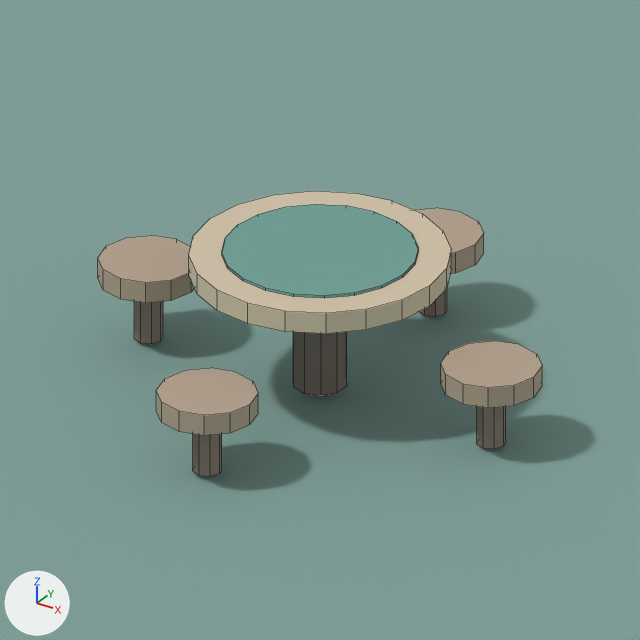
One commit to the Blender file Assets3D/source/harbor_council_table.blend: the scene before it, then after it.
Before and after are seen from the file's camera 'PREVIEW_Camera'. The lights are fixed; the arrows at lower left show +X, +Y and +Z. The picture after the commit comes second. Mesh edges are drawn as thin lines.

In view in the first picture: 'Council_Map_Inlay', 'Council_Stool_1', 'Council_Stool_2', 'Council_Stool_3', 'Council_Stool_4', 'Council_Stool_Leg_1', 'Council_Stool_Leg_2', 'Council_Stool_Leg_3', 'Council_Stool_Leg_4', 'Council_Table_Pedestal', 'Council_Table_Top', 'PREVIEW_Ground'.
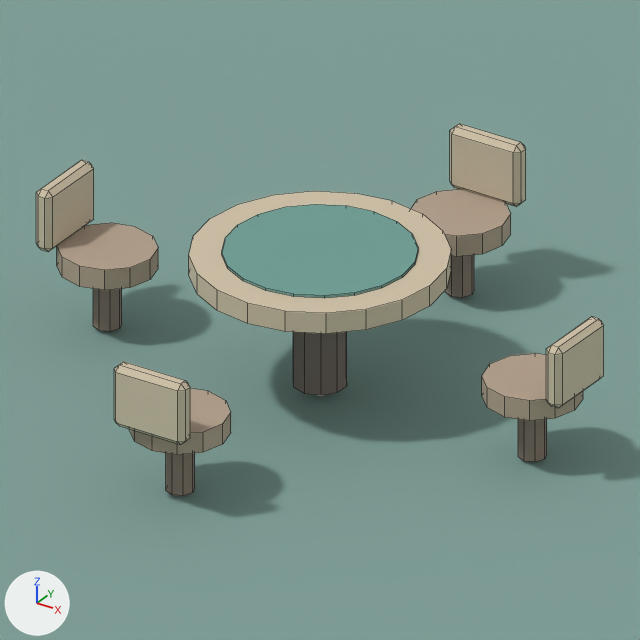
Commit message: Align the harbor council seats

Edits to the bpy script that builds the scene:
```text
Add me_council_chair_back_4_mesh:
    me_council_chair_back_4_mesh.from_pydata(...)  # 24 vertices, 26 faces; spans x -0.26..0.26, y -0.06..0.06, z -0.21..0.21
    me_council_chair_back_4_mesh.materials.append(mat_lf_counciltablewoodsun)  # beige #d0c1a7
Change ob_council_stool_1:
    ob_council_stool_1.location: (1.25, 0.0, 0.47) -> (1.55, 0.0, 0.47)
Change ob_council_stool_leg_1:
    ob_council_stool_leg_1.location: (1.25, 0.0, 0.23) -> (1.55, 0.0, 0.23)
Change ob_council_stool_2:
    ob_council_stool_2.location: (0.0, 1.25, 0.47) -> (0.0, 1.55, 0.47)
Change ob_council_stool_leg_2:
    ob_council_stool_leg_2.location: (0.0, 1.25, 0.23) -> (0.0, 1.55, 0.23)
Change ob_council_stool_3:
    ob_council_stool_3.location: (-1.25, 0.0, 0.47) -> (-1.55, 0.0, 0.47)
Change ob_council_stool_leg_3:
    ob_council_stool_leg_3.location: (-1.25, 0.0, 0.23) -> (-1.55, 0.0, 0.23)
Change ob_council_stool_4:
    ob_council_stool_4.location: (0.0, -1.25, 0.47) -> (0.0, -1.55, 0.47)
Change ob_council_stool_leg_4:
    ob_council_stool_leg_4.location: (0.0, -1.25, 0.23) -> (0.0, -1.55, 0.23)
Add ob_council_chair_back_4:
    ob_council_chair_back_4 = bpy.data.objects.new('Council_Chair_Back_4', me_council_chair_back_4_mesh)
    ob_council_chair_back_4.parent = ob_harbor_council_table
    ob_council_chair_back_4.location = (0.0, -1.86, 0.73)
    ob_council_chair_back_4.rotation_euler = (0.0, 0.0, 6.283)  # degrees (0, 0, 360)
Add ob_council_chair_back_3:
    ob_council_chair_back_3 = bpy.data.objects.new('Council_Chair_Back_3', me_council_chair_back_4_mesh.copy())
    ob_council_chair_back_3.parent = ob_harbor_council_table
    ob_council_chair_back_3.location = (-1.86, 0.0, 0.73)
    ob_council_chair_back_3.rotation_euler = (0.0, 0.0, 4.712)  # degrees (0, 0, 270)
Add ob_council_chair_back_2:
    ob_council_chair_back_2 = bpy.data.objects.new('Council_Chair_Back_2', me_council_chair_back_4_mesh.copy())
    ob_council_chair_back_2.parent = ob_harbor_council_table
    ob_council_chair_back_2.location = (0.0, 1.86, 0.73)
    ob_council_chair_back_2.rotation_euler = (0.0, 0.0, 3.142)  # degrees (0, 0, 180)
Add ob_council_chair_back_1:
    ob_council_chair_back_1 = bpy.data.objects.new('Council_Chair_Back_1', me_council_chair_back_4_mesh.copy())
    ob_council_chair_back_1.parent = ob_harbor_council_table
    ob_council_chair_back_1.location = (1.86, 0.0, 0.73)
    ob_council_chair_back_1.rotation_euler = (0.0, 0.0, 1.571)  # degrees (0, 0, 90)
```

Location of each change, [x1, y1, x2, y2] in pixels of the pictures (640 x 640 px):
'Council_Stool_3', moved: before [98, 235, 194, 303]; after [57, 223, 158, 290]
'Council_Stool_1', moved: before [441, 341, 542, 408]; after [482, 353, 583, 421]
'Council_Stool_4', moved: before [156, 368, 258, 436]; after [129, 388, 231, 455]
'Council_Chair_Back_4', added (beige): after [114, 362, 190, 445]
'Council_Stool_2', moved: before [415, 208, 484, 274]; after [411, 189, 511, 256]
'Council_Chair_Back_2', added (beige): after [450, 124, 526, 207]
'Council_Chair_Back_1', added (beige): after [546, 317, 604, 408]
'Council_Chair_Back_3', added (beige): after [36, 160, 94, 252]
'Council_Stool_Leg_3', moved: before [134, 301, 163, 344]; after [93, 289, 122, 332]
'Council_Stool_Leg_1', moved: before [477, 407, 506, 449]; after [518, 419, 547, 462]
'Council_Stool_Leg_4', moved: before [193, 434, 222, 477]; after [166, 453, 195, 496]
'Council_Stool_Leg_2', moved: before [419, 289, 447, 317]; after [445, 255, 474, 298]
